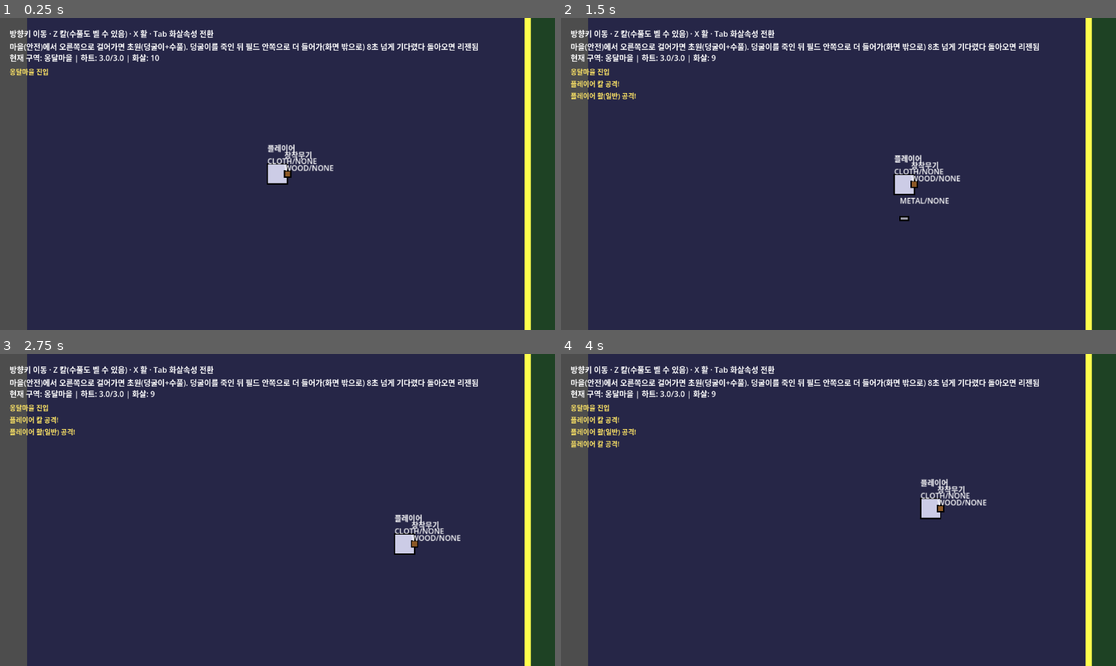
Above: before the commit, frames 1-4 (two rows, left to right).
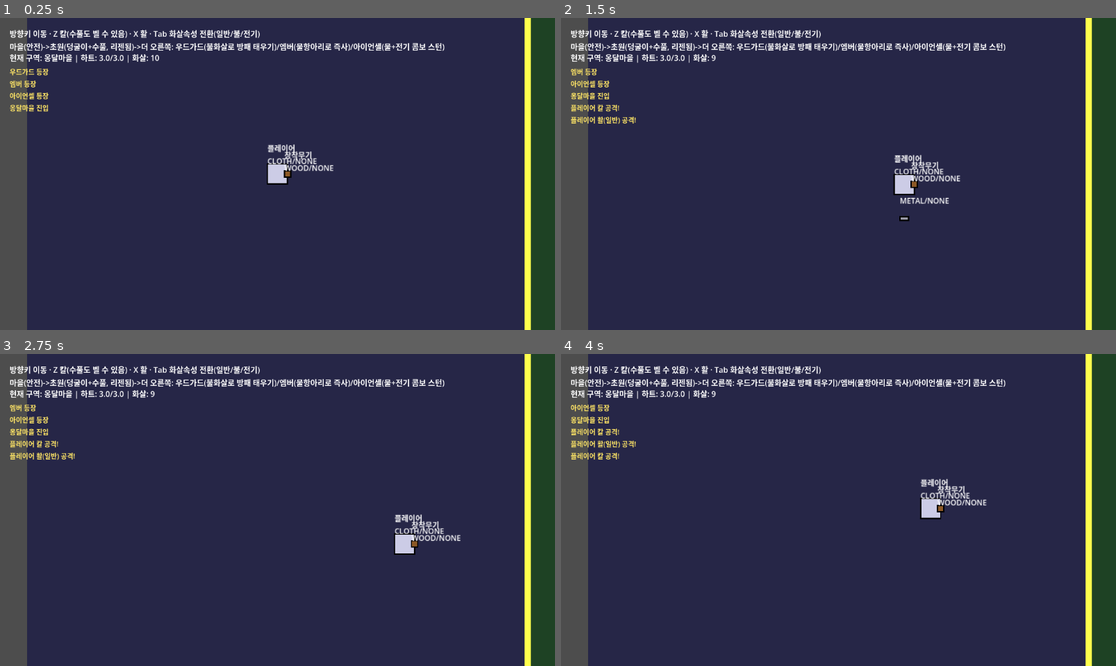
Above: after the commit, the same moments.

Repository: 50seok/ZeldaLike
Game: Godot game, scene res://scenes/world_test/world_test.tscn
Two runs of this game, one before a commit and one after it. Both use one fixed random seed, a clock stepped at 60 frames per second and the inputs below. This scene is started directly instead of the project's main scene.
Inputs:
- Up to frame 1 (0.25 s): no input
- Up to frame 2 (1.5 s): tap Enter at 0.5 s; hold Right (ui_right) 0.53-1.28 s; tap Z at 0.6 s; tap Space at 0.77 s; hold Down (ui_down) from 1.28 s (still down); tap X at 1.35 s
- Up to frame 3 (2.75 s): tap Space at 1.52 s; release Down (ui_down) at 2.03 s; hold Right (ui_right) from 2.03 s (still down); tap C at 2.1 s
- Up to frame 4 (4 s): release Right (ui_right) at 2.78 s; hold Up (ui_up) 2.78-3.53 s; tap Tab at 2.85 s; tap Space at 3.02, 3.77 s; hold Left (ui_left) from 3.53 s (still down); tap Z at 3.6 s

The runs differ from the first frame. In frame 1, 1.8% of the frame differs, in the area x 1-87%, y 3-31%; in frame 2, 2.1%, in the area x 1-87%, y 3-35%; in frame 3, 2.1%; in frame 4, 2.0%.
Error after the commit: Invalid assignment of property or key 'text' with value of type 'String' on a base object of type 'Nil'. (res://scenes/world_test/world_test.gd:141)

Commit message:
feat: world_test에 신규 몬스터 3종(우드가드/엠버/아이언셸) 미리보기 배치

Diff:
--- a/project/scenes/world_test/world_test.gd
+++ b/project/scenes/world_test/world_test.gd
@@ -74,13 +74,30 @@
 	grass2.global_position = Vector2(1250, 250)
 	add_child(grass2)
 
+	# 우선순위3 신규 몬스터 미리보기 배치(실제 필드 배치는 우선순위6 던전/필드
+	# 콘텐츠 작업에서 정리 - 지금은 동작 확인용 고정 배치)
+	var guard := WoodGuard.new()
+	guard.global_position = Vector2(1500, 300)
+	add_child(guard)
+	_on_monster_spawned(guard)
+
+	var ember := Ember.new()
+	ember.global_position = Vector2(1700, 500)
+	add_child(ember)
+	_on_monster_spawned(ember)
+
+	var shell := IronShell.new()
+	shell.global_position = Vector2(1900, 300)
+	add_child(shell)
+	_on_monster_spawned(shell)
+
 	var ui := CanvasLayer.new()
 	add_child(ui)
 
 	var help := Label.new()
 	help.position = Vector2(20, 20)
 	help.add_theme_font_size_override("font_size", 16)
-	help.text = "방향키 이동 · Z 칼(수풀도 벨 수 있음) · X 활 · Tab 화살속성 전환\n마을(안전)에서 오른쪽으로 걸어가면 초원(덩굴이+수풀). 덩굴이를 죽인 뒤 필드 안쪽으로 더 들어가(화면 밖으로) 8초 넘게 기다렸다 돌아오면 리젠됨"
+	help.text = "방향키 이동 · Z 칼(수풀도 벨 수 있음) · X 활 · Tab 화살속성 전환(일반/불/전기)\n마을(안전)->초원(덩굴이+수풀, 리젠됨)->더 오른쪽: 우드가드(불화살로 방패 태우기)/엠버(물항아리로 즉사)/아이언셸(물+전기 콤보 스턴)"
 	ui.add_child(help)
 
 	_status_label = Label.new()
